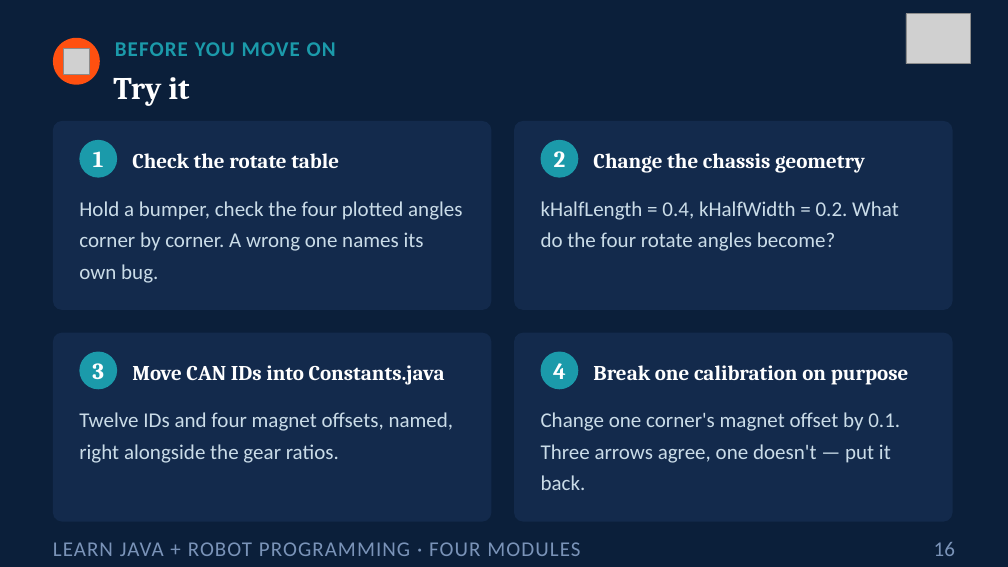
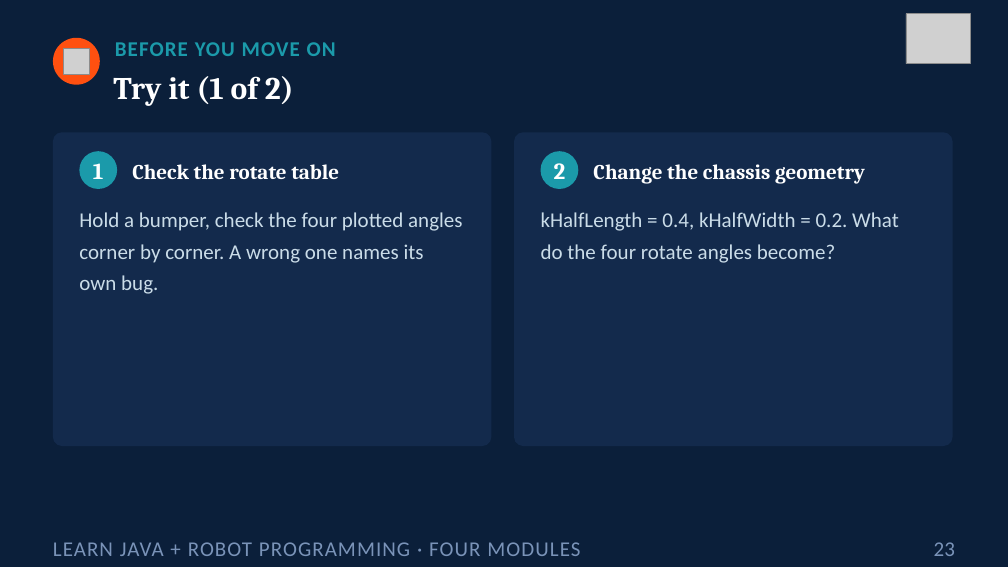
Before and after one commit to FRC5010/BasicRobotLessons, a slide deck: slide 23 of docs/presentations/v3/07-four-modules.pptx (slide 16 before the commit). Drawn at 1008x567 pixels with LibreOffice and Linux fonts; fonts in the diff are those of the drawing; grey boxes stand for pictures. Boxes give left, top, right and bottom in pixels: in the first picture for what was removed or moved away, otherwise in the second. Text is boxed around its words. In the diff, an @@ line names an element or a change of style, - is before the commit and + after.

```diff
--- a/docs/presentations/v3/07-four-modules.pptx
+++ b/docs/presentations/v3/07-four-modules.pptx
@@ text at <box>113,76,294,106</box>: text changed @@
-Try it
+Try it (1 of 2)
@@ rounded rectangle: place and size @@
-rounded rectangle at <box>53,121,492,310</box>
+rounded rectangle at <box>53,132,492,446</box>
@@ rounded rectangle at <box>53,132,492,446</box>: proportions changed @@
@@ rounded rectangle at <box>514,132,953,446</box>: proportions changed @@
@@ rounded rectangle: place and size @@
-rounded rectangle at <box>514,121,953,310</box>
+rounded rectangle at <box>514,132,953,446</box>
@@ 4 texts, 2 ellipses: place and size @@
-4 texts, 2 ellipses at <box>79,140,865,178</box>
+4 texts, 2 ellipses at <box>79,151,865,189</box>
@@ text "Hold a bumper, check the ...": place and size @@
-text "Hold a bumper, check the ..." at <box>79,201,462,283</box>
+text "Hold a bumper, check the ..." at <box>79,212,462,294</box>
@@ text "kHalfLength = 0.4, kHalfWidth = ...": place and size @@
-text "kHalfLength = 0.4, kHalfWidth = ..." at <box>541,201,899,251</box>
+text "kHalfLength = 0.4, kHalfWidth = ..." at <box>541,212,899,263</box>
@@ rounded rectangle removed at <box>53,333,492,522</box> @@
@@ ellipse removed at <box>79,352,117,389</box> @@
@@ rounded rectangle removed at <box>514,333,953,522</box> @@
@@ ellipse removed at <box>541,352,578,389</box> @@
@@ text removed at <box>92,363,104,379</box> @@
-3
@@ text removed at <box>132,365,445,385</box> @@
-Move CAN IDs into Constants.java
@@ text removed at <box>553,363,566,379</box> @@
-4
@@ text removed at <box>593,365,909,385</box> @@
-Break one calibration on purpose
@@ text removed at <box>79,412,454,463</box> @@
-Twelve IDs and four magnet offsets, named, right alongside the gear ratios.
@@ text removed at <box>541,412,900,490</box> @@
-Change one corner's magnet offset by 0.1. Three arrows agree, one doesn't — put it back.
@@ text at <box>934,542,955,556</box>: text changed @@
-16
+23
```
Also in this commit, not shown: 12 other slides changed, 8 slides added, 7 other files.
